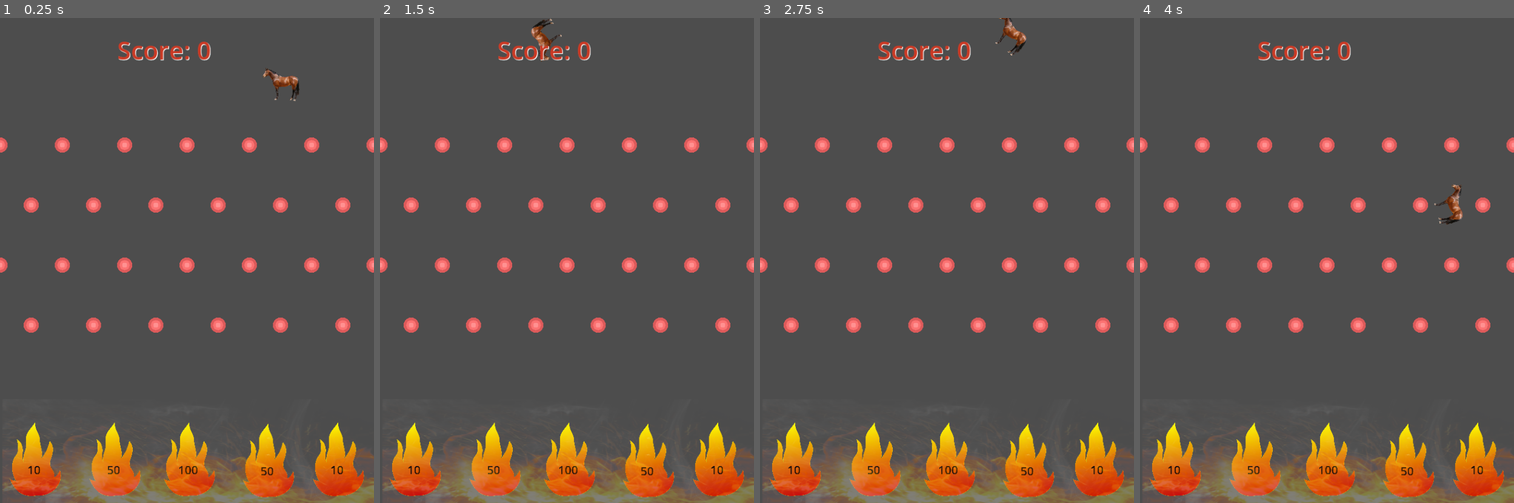
Above: before the commit, frames 1-4 (left to right).
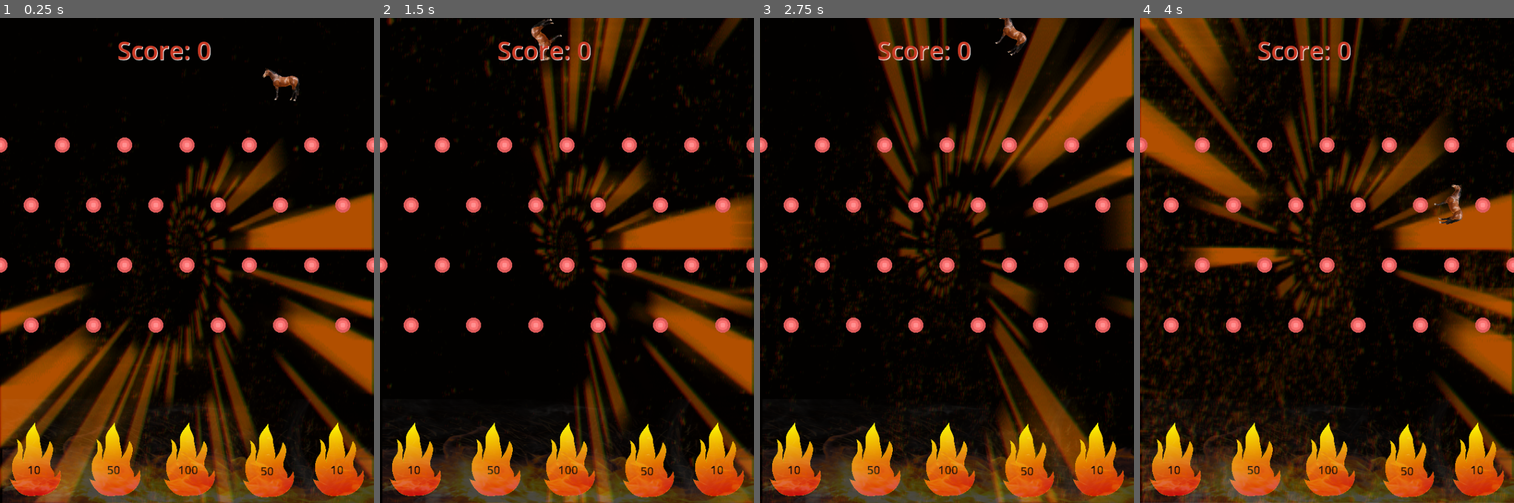
Above: after the commit, the same moments.

Repository: Jacksonclakr/Horse-Plinko
Game: Godot game, scene res://node.tscn
Two runs of this game, one before a commit and one after it. Both use one fixed random seed, a clock stepped at 60 frames per second and the inputs below.
Inputs:
- Up to frame 1 (0.25 s): no input
- Up to frame 2 (1.5 s): hold Space (space) 0.53-1.28 s; tap Space (space) at 1.35 s
- Up to frame 3 (2.75 s): hold Space (space) from 2.03 s (still down)
- Up to frame 4 (4 s): release Space (space) at 2.78 s; tap Space (space) at 2.85 s; hold Space (space) from 3.53 s (still down)

The runs differ from the first frame. In frame 1, 91% of the frame differs, in the area x 0-100%, y 0-100%; in frame 2, 91%; in frame 3, 91%; in frame 4, 91%.

Commit message:
new effects

Diff:
--- a/horse.gd
+++ b/horse.gd
@@ -6,6 +6,7 @@
 # Called when the node enters the scene tree for the first time.
 func _ready():
 	_on_hud_new_round()
+	$"../TextureRect2".play()
 
 # Called every frame. 'delta' is the elapsed time since the previous frame.
 func _process(delta):
--- a/hud.gd
+++ b/hud.gd
@@ -1,19 +1,26 @@
 extends CanvasLayer
 signal new_round
 var score = 0
+var rotating = false
 # Called when the node enters the scene tree for the first time.
 func _ready():
 	$restart.hide()
 	$star.hide()
+	$star2.hide()
 	$Label.text = ("Score: "+ str(Liam.score))
+
 
 # Called every frame. 'delta' is the elapsed time since the previous frame.
 func _process(delta):
-	pass
+	if (rotating):
+		$star.rotate(3*delta)
+		$star2.rotate(3*delta)
 
 func _on_restart_pressed():
+	rotating = false
 	$restart.hide()
 	$star.hide()
+	$star2.hide()
 	await get_tree().create_timer(0.2).timeout
 	new_round.emit()
 	get_tree().reload_current_scene()
@@ -26,3 +33,5 @@
 	await get_tree().create_timer(2.0).timeout
 	$restart.show()
 	$star.show()
+	$star2.show()
+	rotating = true
--- a/hud.tscn
+++ b/hud.tscn
@@ -116,16 +116,23 @@
 scale = Vector2(0.5, 0.5)
 texture = ExtResource("2_7w457")
 
+[node name="star2" type="Sprite2D" parent="."]
+modulate = Color(1, 0.768627, 0.435294, 1)
+position = Vector2(325, 597)
+scale = Vector2(0.0863091, 0.0748916)
+texture = ExtResource("3_fm2n3")
+
 [node name="star" type="Sprite2D" parent="."]
-position = Vector2(323, 575.5)
-scale = Vector2(0.100371, 0.0747525)
+clip_children = 2
+position = Vector2(331, 590)
+scale = Vector2(0.0857363, 0.0747525)
 texture = ExtResource("3_fm2n3")
 
 [node name="restart" type="Button" parent="."]
-offset_left = 241.0
-offset_top = 541.0
-offset_right = 406.0
-offset_bottom = 614.0
+offset_left = 265.0
+offset_top = 571.0
+offset_right = 395.0
+offset_bottom = 602.0
 theme_override_colors/font_color = Color(0, 0, 0, 1)
 shortcut = SubResource("Shortcut_k4x3a")
 text = "New Round"
--- a/node.tscn
+++ b/node.tscn
@@ -6,6 +6,127 @@
 [ext_resource type="AudioStream" uid="uid://dprkhspcuu22m" path="res://Short AUGH  Sound Effect.mp3" id="4_jvoa8"]
 [ext_resource type="PackedScene" uid="uid://cbrdxpqn07odh" path="res://hud.tscn" id="5_l7046"]
 [ext_resource type="AudioStream" uid="uid://u8peyg3lgddx" path="res://Critical Hit. (Sound Effect).mp3" id="5_ps8rw"]
+[ext_resource type="Texture2D" uid="uid://h43vi228mefm" path="res://ezgif.com-gif-maker.png" id="7_pl57v"]
+
+[sub_resource type="AtlasTexture" id="AtlasTexture_sxdvr"]
+atlas = ExtResource("7_pl57v")
+region = Rect2(0, 0, 500, 281)
+
+[sub_resource type="AtlasTexture" id="AtlasTexture_ynkx6"]
+atlas = ExtResource("7_pl57v")
+region = Rect2(500, 0, 500, 281)
+
+[sub_resource type="AtlasTexture" id="AtlasTexture_pv4dx"]
+atlas = ExtResource("7_pl57v")
+region = Rect2(1000, 0, 500, 281)
+
+[sub_resource type="AtlasTexture" id="AtlasTexture_w4x3u"]
+atlas = ExtResource("7_pl57v")
+region = Rect2(1500, 0, 500, 281)
+
+[sub_resource type="AtlasTexture" id="AtlasTexture_wq6jc"]
+atlas = ExtResource("7_pl57v")
+region = Rect2(2000, 0, 500, 281)
+
+[sub_resource type="AtlasTexture" id="AtlasTexture_0lyk5"]
+atlas = ExtResource("7_pl57v")
+region = Rect2(0, 281, 500, 281)
+
+[sub_resource type="AtlasTexture" id="AtlasTexture_7s5ih"]
+atlas = ExtResource("7_pl57v")
+region = Rect2(500, 281, 500, 281)
+
+[sub_resource type="AtlasTexture" id="AtlasTexture_b1qrr"]
+atlas = ExtResource("7_pl57v")
+region = Rect2(1000, 281, 500, 281)
+
+[sub_resource type="AtlasTexture" id="AtlasTexture_2rc40"]
+atlas = ExtResource("7_pl57v")
+region = Rect2(1500, 281, 500, 281)
+
+[sub_resource type="AtlasTexture" id="AtlasTexture_fe6kn"]
+atlas = ExtResource("7_pl57v")
+region = Rect2(2000, 281, 500, 281)
+
+[sub_resource type="AtlasTexture" id="AtlasTexture_tq6cj"]
+atlas = ExtResource("7_pl57v")
+region = Rect2(0, 562, 500, 281)
+
+[sub_resource type="AtlasTexture" id="AtlasTexture_tosva"]
+atlas = ExtResource("7_pl57v")
+region = Rect2(500, 562, 500, 281)
+
+[sub_resource type="AtlasTexture" id="AtlasTexture_w35x3"]
+atlas = ExtResource("7_pl57v")
+region = Rect2(1000, 562, 500, 281)
+
+[sub_resource type="AtlasTexture" id="AtlasTexture_cpebi"]
+atlas = ExtResource("7_pl57v")
+region = Rect2(1500, 562, 500, 281)
+
+[sub_resource type="AtlasTexture" id="AtlasTexture_ds3ge"]
+atlas = ExtResource("7_pl57v")
+region = Rect2(2000, 562, 500, 281)
+
+[sub_resource type="AtlasTexture" id="AtlasTexture_g76we"]
+atlas = ExtResource("7_pl57v")
+region = Rect2(0, 843, 500, 281)
+
+[sub_resource type="SpriteFrames" id="SpriteFrames_emsi0"]
+animations = [{
+"frames": [{
+"duration": 1.0,
+"texture": SubResource("AtlasTexture_sxdvr")
+}, {
+"duration": 1.0,
+"texture": SubResource("AtlasTexture_ynkx6")
+}, {
+"duration": 1.0,
+"texture": SubResource("AtlasTexture_pv4dx")
+}, {
+"duration": 1.0,
+"texture": SubResource("AtlasTexture_w4x3u")
+}, {
+"duration": 1.0,
+"texture": SubResource("AtlasTexture_wq6jc")
+}, {
+"duration": 1.0,
+"texture": SubResource("AtlasTexture_0lyk5")
+}, {
+"duration": 1.0,
+"texture": SubResource("AtlasTexture_7s5ih")
+}, {
+"duration": 1.0,
+"texture": SubResource("AtlasTexture_b1qrr")
+}, {
+"duration": 1.0,
+"texture": SubResource("AtlasTexture_2rc40")
+}, {
+"duration": 1.0,
+"texture": SubResource("AtlasTexture_fe6kn")
+}, {
+"duration": 1.0,
+"texture": SubResource("AtlasTexture_tq6cj")
+}, {
+"duration": 1.0,
+"texture": SubResource("AtlasTexture_tosva")
+}, {
+"duration": 1.0,
+"texture": SubResource("AtlasTexture_w35x3")
+}, {
+"duration": 1.0,
+"texture": SubResource("AtlasTexture_cpebi")
+}, {
+"duration": 1.0,
+"texture": SubResource("AtlasTexture_ds3ge")
+}, {
+"duration": 1.0,
+"texture": SubResource("AtlasTexture_g76we")
+}],
+"loop": true,
+"name": &"new_animation",
+"speed": 7.0
+}]
 
 [sub_resource type="PhysicsMaterial" id="PhysicsMaterial_suypt"]
 bounce = 0.89
@@ -26,6 +147,14 @@
 size = Vector2(9, 150)
 
 [node name="Node" type="Node"]
+
+[node name="TextureRect2" type="AnimatedSprite2D" parent="."]
+modulate = Color(0.709804, 0.309804, 0, 1)
+position = Vector2(324, 417.75)
+scale = Vector2(1.296, 3.00534)
+sprite_frames = SubResource("SpriteFrames_emsi0")
+animation = &"new_animation"
+frame_progress = 0.120053
 
 [node name="hud" parent="." instance=ExtResource("5_l7046")]
 
@@ -54,13 +183,14 @@
 
 [node name="augh" type="AudioStreamPlayer2D" parent="horse"]
 stream = ExtResource("4_jvoa8")
-volume_db = 24.0
+volume_db = 20.0
 pitch_scale = 0.5
 
 [node name="tada" type="AudioStreamPlayer2D" parent="horse"]
 
 [node name="bounce" type="AudioStreamPlayer2D" parent="horse"]
 stream = ExtResource("5_ps8rw")
+volume_db = -15.946
 max_polyphony = 10
 
 [node name="circles" type="Node" parent="."]
@@ -492,7 +622,6 @@
 position = Vector2(136, 2)
 shape = SubResource("RectangleShape2D_aoye7")
 
-[connection signal="new_round" from="hud" to="horse" method="_on_hud_new_round"]
 [connection signal="game_end" from="horse" to="hud" method="_on_horse_game_end"]
 [connection signal="body_entered" from="horse/horsie" to="horse" method="_on_horsie_body_entered"]
 [connection signal="body_entered" from="bottom/end" to="horse" method="_on_end_body_entered"]
--- a/project.godot
+++ b/project.godot
@@ -12,7 +12,7 @@
 
 config/name="Plinko"
 run/main_scene="res://node.tscn"
-config/features=PackedStringArray("4.0", "Forward Plus")
+config/features=PackedStringArray("4.1", "Forward Plus")
 
 [autoload]
 
Not shown, changed: export_presets.cfg
Binary file added: ezgif.com-gif-maker.png
Not shown, added: ezgif.com-gif-maker.png.import
Binary file added: hyperspeed.gif
Not shown: 1 places in node.tscn that only renumber resources
Not shown, changed: .gitignore
Not shown, added: ezgif-4-d00908aaa9-gif-im.zip
